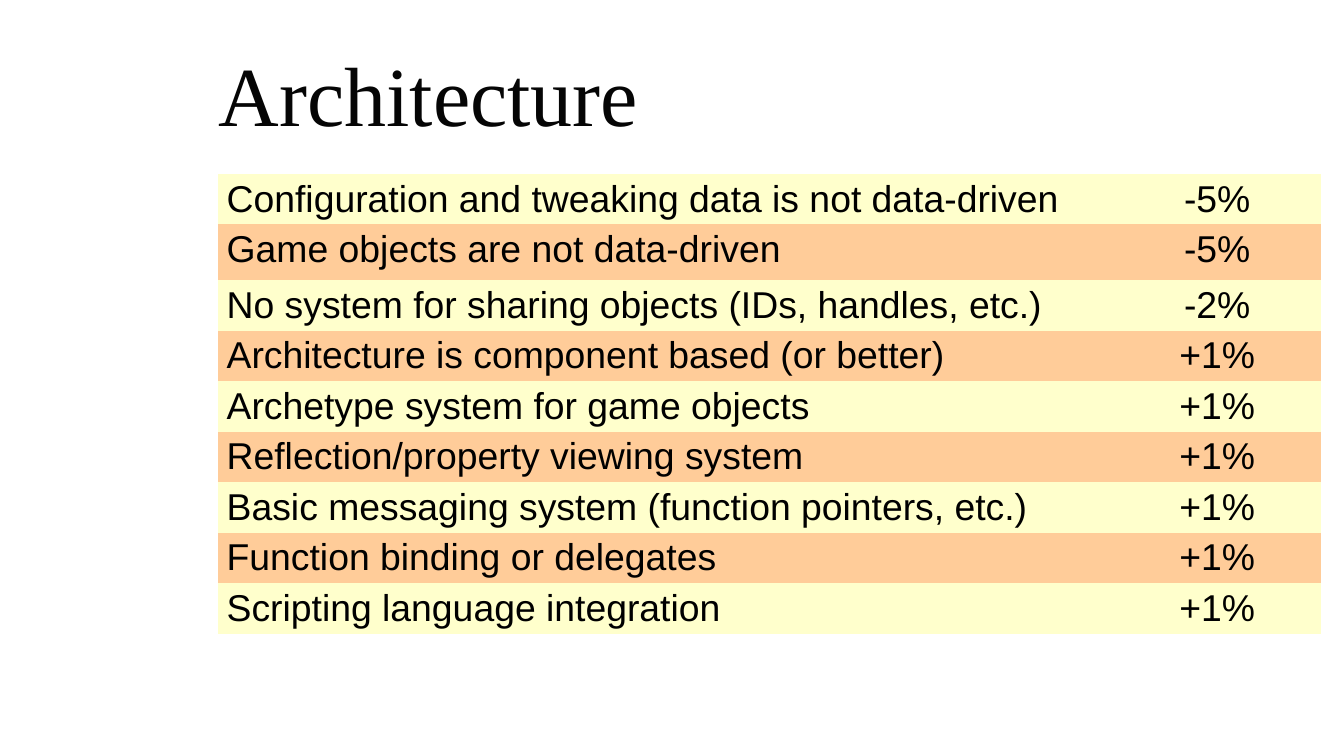
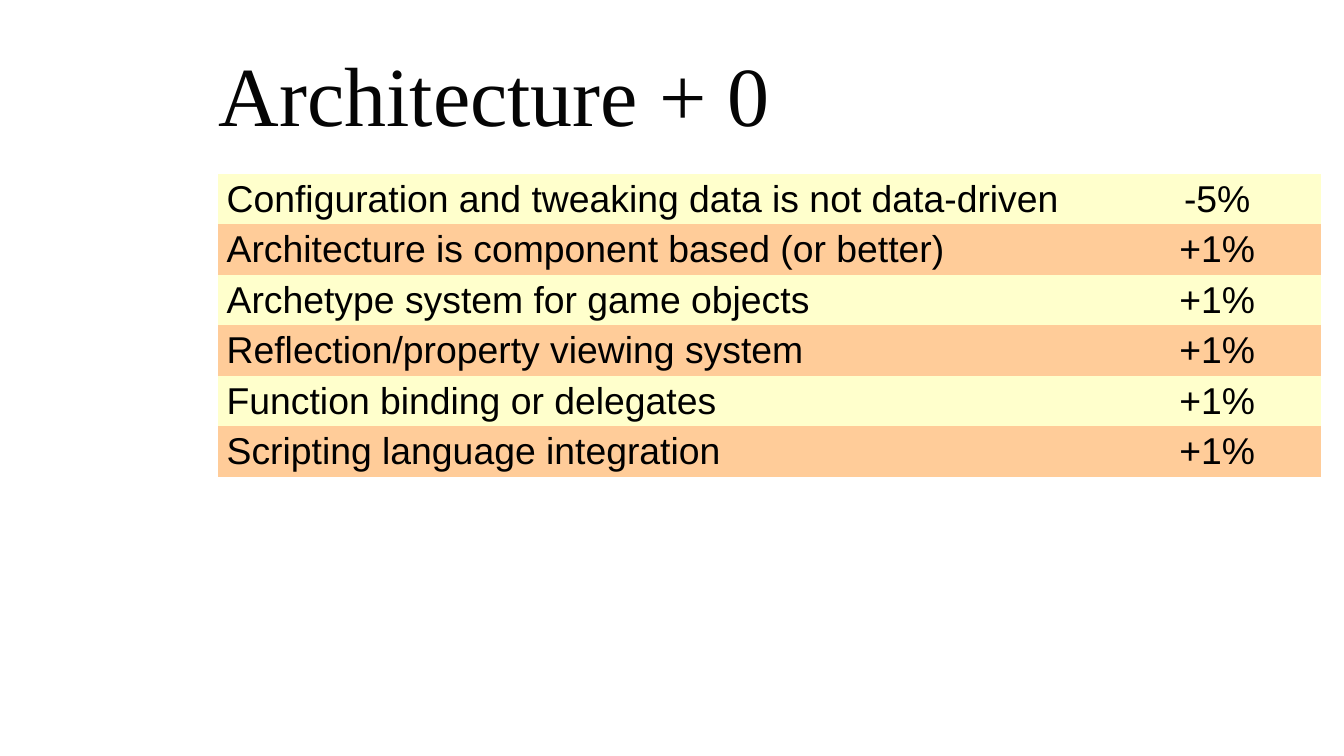
Before and after one commit to kennethlombardi/gam400, a slide deck: slide 13 of documents/EngineProofWho.odp (slide 3 before the commit). Drawn at 1344x756 pixels with LibreOffice and Linux fonts; fonts in the diff are those of the drawing; background and template pictures are left out. Boxes give left, top, right and bottom in pixels: in the first picture for what was removed or moved away, otherwise in the second. Text is boxed around its words. In the diff, an @@ line names an element or a change of style, - is before the commit and + after.

Commit message:
The presentation slides.

```diff
--- a/documents/EngineProofWho.odp
+++ b/documents/EngineProofWho.odp
@@ title at (219,67,769,127): text changed @@
-Architecture
+Architecture + 0
@@ table at (218,174,1321,477) @@
-row 2: Game objects are not data-driven | -5%
-row 3: No system for sharing objects (IDs, handles, etc.) | -2%
-row 7: Basic messaging system (function pointers, etc.) | +1%
```
Also in this commit, not shown: 7 other slides changed, 2 slides added, 19 other files.
